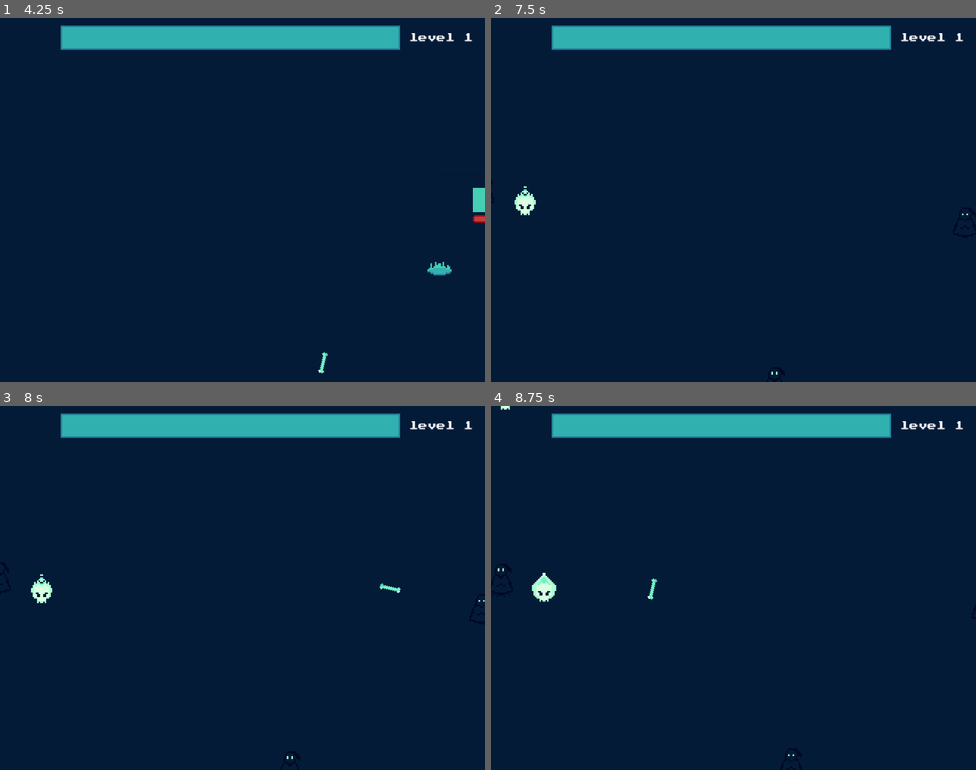
Above: before the commit, frames 1-4 (two rows, left to right).
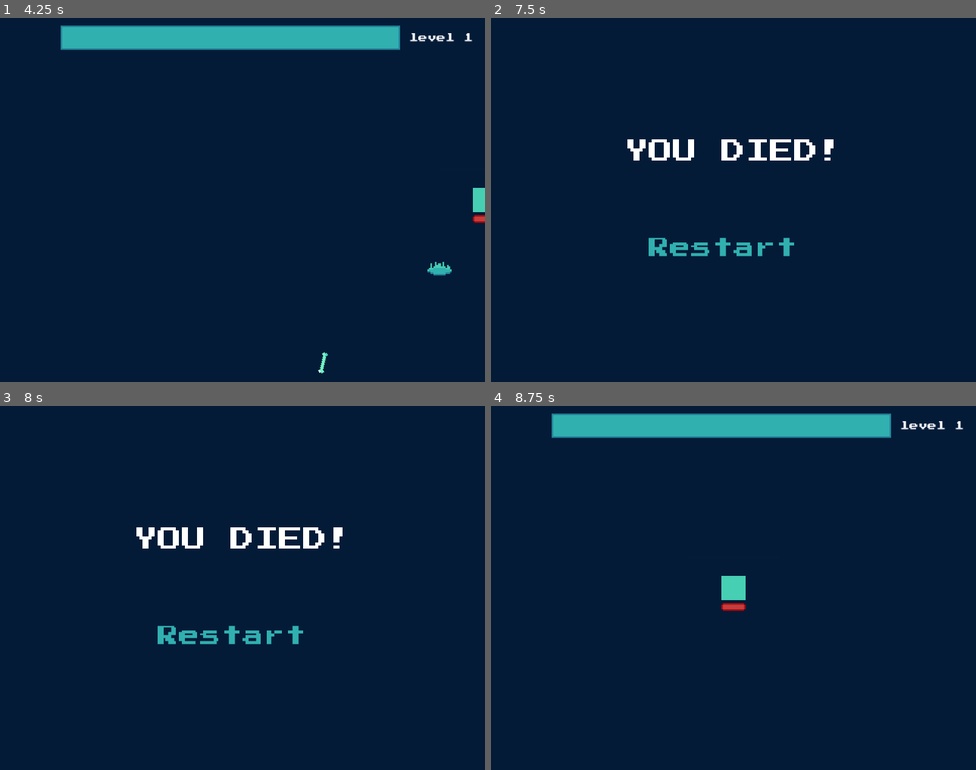
Above: after the commit, the same moments.

Repository: luisgthub/bheaven
Game: Godot game, scene res://main.tscn
The game is run twice, just before and just after one commit, with the same random seed, the same clock (stepped at 60 frames per second) and the same inputs.
Inputs (mouse positions are in pixels of both pictures, inside the frame that each line leads up to):
- Up to frame 1 (4.25 s): tap Enter at 0.5, 3.5 s; hold D (right) 0.53-1.28 s; hold S (down) 1.28-2.03 s; hold D (right) 2.03-2.78 s; tap Space at 2.75 s; hold W (up) 2.78-3.53 s; hold A (left) from 3.53 s (still down)
- Up to frame 2 (7.5 s): release A (left) at 5.03 s; hold S (down) 5.03-5.78 s; hold D (right) 5.78-6.53 s; hold W (up) 6.53-7.28 s; hold D (right) from 7.28 s (still down)
- Up to frame 3 (8 s): keep holding D (right)
- Up to frame 4 (8.75 s): release D (right) at 8 s; click (723, 635) at 8.02 s

Frame 1 is identical in both runs. In frame 2, 6.9% of the frame differs, in the area x 4-99%, y 2-98%; in frame 3, 6.9%, in the area x 6-100%, y 2-97%; in frame 4, 0.8%.

Commit message:
Upgrade resources created

Diff:
--- a/player/player.tscn
+++ b/player/player.tscn
@@ -26,6 +26,8 @@
 texture = ExtResource("1_oul6g")
 
 [node name="Area2D" type="Area2D" parent="." unique_id=925330231]
+collision_layer = 3
+collision_mask = 3
 
 [node name="CollisionShape2D" type="CollisionShape2D" parent="Area2D" unique_id=654340026]
 shape = SubResource("RectangleShape2D_oul6g")
--- a/ui/upgrade_ui.gd
+++ b/ui/upgrade_ui.gd
@@ -9,15 +9,3 @@
 # Called every frame. 'delta' is the elapsed time since the previous frame.
 func _process(delta: float) -> void:
 	pass
-#gain + 1 projectile
-#movement speed increased 10%
-#gain 10% more area of effect
-#all weapons damage increased 10%
-#experience gem collection range increased 30%
-#character revive 1 time
-
-
-#weapons
-# Candle - Orbit a light candle killing enemies around.
-# Bone - throw a bone killing enemies and boucing on close targets.
-# Holy Water -  bottle falls from skies killing enemies in their direction.
--- /dev/null
+++ b/upgrades/bone_weapon.tres
@@ -0,0 +1,12 @@
+[gd_resource type="Resource" script_class="UpgradeData" format=3 uid="uid://cs21b2636b50s"]
+
+[ext_resource type="Script" uid="uid://csymqvdpppcrt" path="res://upgrades/upgrade_data.gd" id="1_7arph"]
+[ext_resource type="Texture2D" uid="uid://b0c5jkhtsjuu4" path="res://assets/upgrade-icons/bone-weapon.png" id="2_y48he"]
+
+[resource]
+script = ExtResource("1_7arph")
+upgrade_id = "1"
+upgrade_name = "Bone Shot"
+skill_description = "Bone - throw a bone killing enemies and boucing on close targets."
+upgrade_icon = ExtResource("2_y48he")
+metadata/_custom_type_script = "uid://csymqvdpppcrt"
--- /dev/null
+++ b/upgrades/candle_weapon.tres
@@ -0,0 +1,12 @@
+[gd_resource type="Resource" script_class="UpgradeData" format=3 uid="uid://cf4ecaky4eqxd"]
+
+[ext_resource type="Script" uid="uid://csymqvdpppcrt" path="res://upgrades/upgrade_data.gd" id="1_47ogh"]
+[ext_resource type="Texture2D" uid="uid://b1fdj4h3jnnxd" path="res://assets/upgrade-icons/candle-weapon.png" id="2_p8seh"]
+
+[resource]
+script = ExtResource("1_47ogh")
+upgrade_id = "2"
+upgrade_name = "Candle Circle"
+skill_description = "Candle - Orbit a light candle killing enemies around."
+upgrade_icon = ExtResource("2_p8seh")
+metadata/_custom_type_script = "uid://csymqvdpppcrt"
--- /dev/null
+++ b/upgrades/damage.tres
@@ -0,0 +1,12 @@
+[gd_resource type="Resource" script_class="UpgradeData" format=3 uid="uid://fo4ws5hf8bhb"]
+
+[ext_resource type="Script" uid="uid://csymqvdpppcrt" path="res://upgrades/upgrade_data.gd" id="1_u6tyg"]
+[ext_resource type="Texture2D" uid="uid://bj6gsfwr0my36" path="res://assets/upgrade-icons/damageincrease.png" id="2_abl5h"]
+
+[resource]
+script = ExtResource("1_u6tyg")
+upgrade_id = "4"
+upgrade_name = "More Damage"
+skill_description = "All weapons damage increased 10%."
+upgrade_icon = ExtResource("2_abl5h")
+metadata/_custom_type_script = "uid://csymqvdpppcrt"
--- /dev/null
+++ b/upgrades/holywater.tres
@@ -0,0 +1,10 @@
+[gd_resource type="Resource" script_class="UpgradeData" format=3 uid="uid://b7im1y6d6ohm2"]
+
+[ext_resource type="Script" uid="uid://csymqvdpppcrt" path="res://upgrades/upgrade_data.gd" id="1_wjvuu"]
+
+[resource]
+script = ExtResource("1_wjvuu")
+upgrade_id = "3"
+upgrade_name = "Holy Water"
+skill_description = "Holy Water -  A bottle falls from skies killing enemies in their direction."
+metadata/_custom_type_script = "uid://csymqvdpppcrt"
--- /dev/null
+++ b/upgrades/increase_area.tres
@@ -0,0 +1,12 @@
+[gd_resource type="Resource" script_class="UpgradeData" format=3 uid="uid://bpwrj42me721x"]
+
+[ext_resource type="Script" uid="uid://csymqvdpppcrt" path="res://upgrades/upgrade_data.gd" id="1_og76l"]
+[ext_resource type="Texture2D" uid="uid://drfhm4t6slgek" path="res://assets/upgrade-icons/areaincrease.png" id="2_lpjcs"]
+
+[resource]
+script = ExtResource("1_og76l")
+upgrade_id = "5"
+upgrade_name = "More AoE"
+skill_description = "weapons gains 10% more Area of Effect."
+upgrade_icon = ExtResource("2_lpjcs")
+metadata/_custom_type_script = "uid://csymqvdpppcrt"
--- /dev/null
+++ b/upgrades/magnet_area.tres
@@ -0,0 +1,12 @@
+[gd_resource type="Resource" script_class="UpgradeData" format=3 uid="uid://dqqqas10d4aj5"]
+
+[ext_resource type="Script" uid="uid://csymqvdpppcrt" path="res://upgrades/upgrade_data.gd" id="1_v8uma"]
+[ext_resource type="Texture2D" uid="uid://drn3cd5chkd5h" path="res://assets/upgrade-icons/magnetarea.png" id="2_nl6iq"]
+
+[resource]
+script = ExtResource("1_v8uma")
+upgrade_id = "6"
+upgrade_name = "Magnetic"
+skill_description = "experience gem collection range increased 20%."
+upgrade_icon = ExtResource("2_nl6iq")
+metadata/_custom_type_script = "uid://csymqvdpppcrt"
--- /dev/null
+++ b/upgrades/move_speed.tres
@@ -0,0 +1,12 @@
+[gd_resource type="Resource" script_class="UpgradeData" format=3 uid="uid://ci24surjh10dt"]
+
+[ext_resource type="Script" uid="uid://csymqvdpppcrt" path="res://upgrades/upgrade_data.gd" id="1_ulpsc"]
+[ext_resource type="Texture2D" uid="uid://drsmpaqs7ixej" path="res://assets/upgrade-icons/movespeed.png" id="2_hg60v"]
+
+[resource]
+script = ExtResource("1_ulpsc")
+upgrade_id = "7"
+upgrade_name = "Boost Boots"
+skill_description = "Player movement speed increased 10%."
+upgrade_icon = ExtResource("2_hg60v")
+metadata/_custom_type_script = "uid://csymqvdpppcrt"
--- /dev/null
+++ b/upgrades/plus_projectile.tres
@@ -0,0 +1,12 @@
+[gd_resource type="Resource" script_class="UpgradeData" format=3 uid="uid://qw232yefpnrs"]
+
+[ext_resource type="Script" uid="uid://csymqvdpppcrt" path="res://upgrades/upgrade_data.gd" id="1_m6rhe"]
+[ext_resource type="Texture2D" uid="uid://d01g1cyruhqbd" path="res://assets/upgrade-icons/newprojectile.png" id="2_qaax5"]
+
+[resource]
+script = ExtResource("1_m6rhe")
+upgrade_id = "8"
+upgrade_name = "More Projectiles"
+skill_description = "Gain + 1 projectile for all weapons."
+upgrade_icon = ExtResource("2_qaax5")
+metadata/_custom_type_script = "uid://csymqvdpppcrt"
--- /dev/null
+++ b/upgrades/revive.tres
@@ -0,0 +1,12 @@
+[gd_resource type="Resource" script_class="UpgradeData" format=3 uid="uid://caoba1jyeibqc"]
+
+[ext_resource type="Script" uid="uid://csymqvdpppcrt" path="res://upgrades/upgrade_data.gd" id="1_kedij"]
+[ext_resource type="Texture2D" uid="uid://dsxsajdwl1wlh" path="res://assets/upgrade-icons/revive.png" id="2_se06m"]
+
+[resource]
+script = ExtResource("1_kedij")
+upgrade_id = "9"
+upgrade_name = "Blessed Life"
+skill_description = "Character can revive 1 time."
+upgrade_icon = ExtResource("2_se06m")
+metadata/_custom_type_script = "uid://csymqvdpppcrt"
--- /dev/null
+++ b/upgrades/upgrade_data.gd
@@ -0,0 +1,23 @@
+class_name UpgradeData
+extends Resource
+
+@export var upgrade_id: String
+@export var upgrade_name: String
+@export_multiline var skill_description: String
+@export var upgrade_icon: Texture2D
+@export var max_level: int = 4
+var current_level: int = 0
+
+
+#gain + 1 projectile
+#movement speed increased 10%
+#gain 10% more area of effect
+#all weapons damage increased 10%
+#experience gem collection range increased 30%
+#character revive 1 time
+
+
+#weapons
+# Candle - Orbit a light candle killing enemies around.
+# Bone - throw a bone killing enemies and boucing on close targets.
+# Holy Water -  bottle falls from skies killing enemies in their direction.
Binary file added: assets/map/crypt.aseprite
Binary file added: assets/map/crypt.png
Not shown, added: assets/map/crypt.png.import
Binary file added: assets/map/flower.aseprite
Binary file added: assets/map/flower.png
Not shown, added: assets/map/flower.png.import
Binary file added: assets/map/grass1.aseprite
Binary file added: assets/map/grass1.png
Not shown, added: assets/map/grass1.png.import
Binary file added: assets/map/grass2.aseprite
Binary file added: assets/map/grass2.png
Not shown, added: assets/map/grass2.png.import
(and 13 more such lines)
